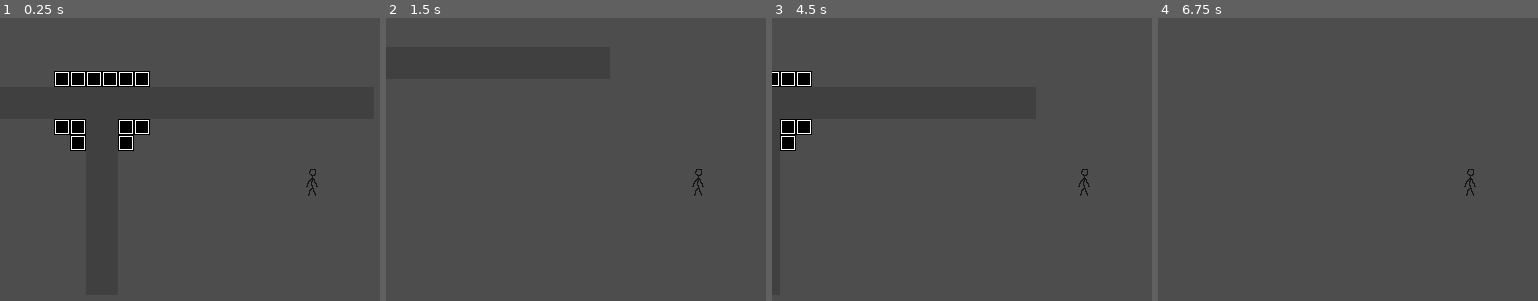
Above: before the commit, frames 1-4 (left to right).
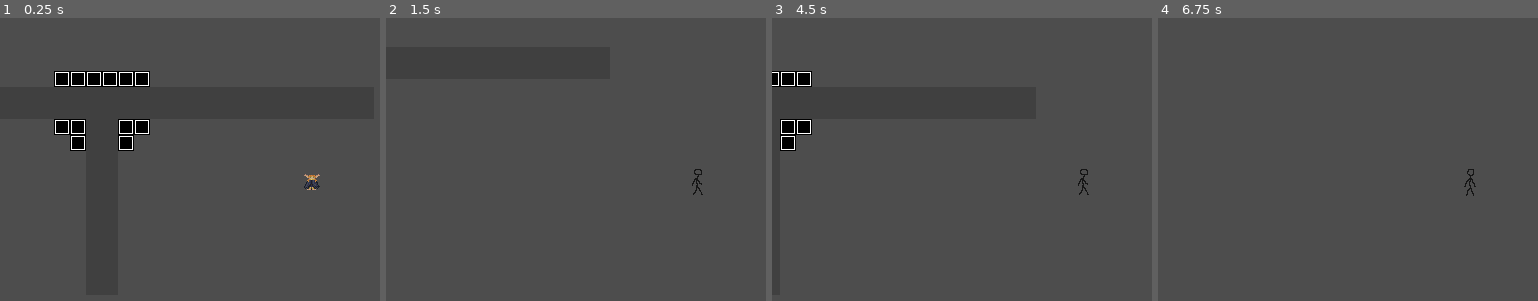
Above: after the commit, the same moments.

Repository: CGaywood/elf-game-2K26
Game: Godot game, scene res://world.tscn
Same seed, same stepped clock (60 frames per second), same inputs: the game is played once before the commit and once after it.
Inputs:
- Up to frame 1 (0.25 s): no input
- Up to frame 2 (1.5 s): tap Enter at 0.5 s; hold D (right) 0.53-1.28 s; hold S (down) from 1.28 s (still down)
- Up to frame 3 (4.5 s): tap Space at 2, 3.5 s; release S (down) at 2.03 s; hold D (right) 2.03-2.78 s; tap Enter at 2.75, 4.25 s; hold W (up) 2.78-3.53 s; hold A (left) from 3.53 s (still down)
- Up to frame 4 (6.75 s): release A (left) at 5.03 s; hold S (down) 5.03-5.78 s; hold D (right) 5.78-6.53 s; tap Space at 6.5 s; hold W (up) from 6.53 s (still down)

The runs differ from the first frame. In frame 1, 0.2% of the frame differs, in the area x 80-85%, y 53-63%; in frame 2, less than 0.1%; in frame 3, less than 0.1%; in frame 4, nothing differs.

Commit message:
Idle animation

Diff:
--- a/elf-game/player.gd
+++ b/elf-game/player.gd
@@ -5,6 +5,13 @@
 var direction
 
 @export var speed:float = 200
+
+# -- Animation --
+@onready var animated_sprite = $AnimatedSprite2D
+@export var idle_delay: float = 0.5 # seconds before idle animation plays
+
+var idle_timer:float = 0.0
+var is_idle: bool = false
 
 # ---Player Inventory---
 # This dictionary holds all of the items the player can possibly possess
@@ -18,7 +25,8 @@
 
 # Called when the node enters the scene tree for the first time.
 func _ready() -> void:
-	pass # Replace with function body.
+	pass
+	#animated_sprite.play("idle_front")
 
 
 func _physics_process(delta: float) -> void:
@@ -28,3 +36,22 @@
 	velocity = direction*speed
 
 	move_and_slide()
+
+	if direction != Vector2.ZERO:
+		idle_timer = 0.0
+		is_idle = false
+
+		if direction == Vector2.UP:
+			animated_sprite.play("walk_up")
+
+		elif direction == Vector2.RIGHT:
+			animated_sprite.play("walk_right")
+
+		elif direction == Vector2.LEFT:
+			animated_sprite.play("walk_left")
+
+	else:
+		idle_timer += delta
+		if idle_timer >= idle_delay and not is_idle:
+			is_idle = true
+			animated_sprite.play("idle_up")
--- a/elf-game/player.tscn
+++ b/elf-game/player.tscn
@@ -2,6 +2,7 @@
 
 [ext_resource type="Script" uid="uid://dybi31alrsvvo" path="res://player.gd" id="1_onrkg"]
 [ext_resource type="Texture2D" uid="uid://d3qqca5wt7j41" path="res://Assets/Placeholder/16x32-charplaceholder.png" id="2_onrkg"]
+[ext_resource type="Texture2D" uid="uid://chwrs5glv43h3" path="res://Elf_Idle_Front.png" id="3_i3pqv"]
 
 [sub_resource type="AtlasTexture" id="AtlasTexture_i3pqv"]
 atlas = ExtResource("2_onrkg")
@@ -20,8 +21,32 @@
 region = Rect2(0, 32, 16, 32)
 
 [sub_resource type="AtlasTexture" id="AtlasTexture_1jxqw"]
-atlas = ExtResource("2_onrkg")
-region = Rect2(0, 0, 16, 32)
+atlas = ExtResource("3_i3pqv")
+region = Rect2(0, 0, 16, 16)
+
+[sub_resource type="AtlasTexture" id="AtlasTexture_ivps1"]
+atlas = ExtResource("3_i3pqv")
+region = Rect2(16, 0, 16, 16)
+
+[sub_resource type="AtlasTexture" id="AtlasTexture_urp6f"]
+atlas = ExtResource("3_i3pqv")
+region = Rect2(32, 0, 16, 16)
+
+[sub_resource type="AtlasTexture" id="AtlasTexture_bwjto"]
+atlas = ExtResource("3_i3pqv")
+region = Rect2(48, 0, 16, 16)
+
+[sub_resource type="AtlasTexture" id="AtlasTexture_606se"]
+atlas = ExtResource("3_i3pqv")
+region = Rect2(64, 0, 16, 16)
+
+[sub_resource type="AtlasTexture" id="AtlasTexture_u1c27"]
+atlas = ExtResource("3_i3pqv")
+region = Rect2(80, 0, 16, 16)
+
+[sub_resource type="AtlasTexture" id="AtlasTexture_op7ga"]
+atlas = ExtResource("3_i3pqv")
+region = Rect2(96, 0, 16, 16)
 
 [sub_resource type="AtlasTexture" id="AtlasTexture_dw050"]
 atlas = ExtResource("2_onrkg")
@@ -76,6 +101,24 @@
 "frames": [{
 "duration": 1.0,
 "texture": SubResource("AtlasTexture_1jxqw")
+}, {
+"duration": 1.0,
+"texture": SubResource("AtlasTexture_ivps1")
+}, {
+"duration": 1.0,
+"texture": SubResource("AtlasTexture_urp6f")
+}, {
+"duration": 1.0,
+"texture": SubResource("AtlasTexture_bwjto")
+}, {
+"duration": 1.0,
+"texture": SubResource("AtlasTexture_606se")
+}, {
+"duration": 1.0,
+"texture": SubResource("AtlasTexture_u1c27")
+}, {
+"duration": 1.0,
+"texture": SubResource("AtlasTexture_op7ga")
 }],
 "loop": true,
 "name": &"idle_up",
@@ -124,6 +167,7 @@
 [node name="AnimatedSprite2D" type="AnimatedSprite2D" parent="." unique_id=335381376]
 position = Vector2(-8, -16)
 sprite_frames = SubResource("SpriteFrames_onrkg")
+animation = &"idle_up"
 
 [node name="CollisionShape2D" type="CollisionShape2D" parent="." unique_id=1506637732]
 position = Vector2(-8, -8)
Binary file added: elf-game/Elf_Idle_Front.png
Not shown, added: elf-game/Elf_Idle_Front.png.import
